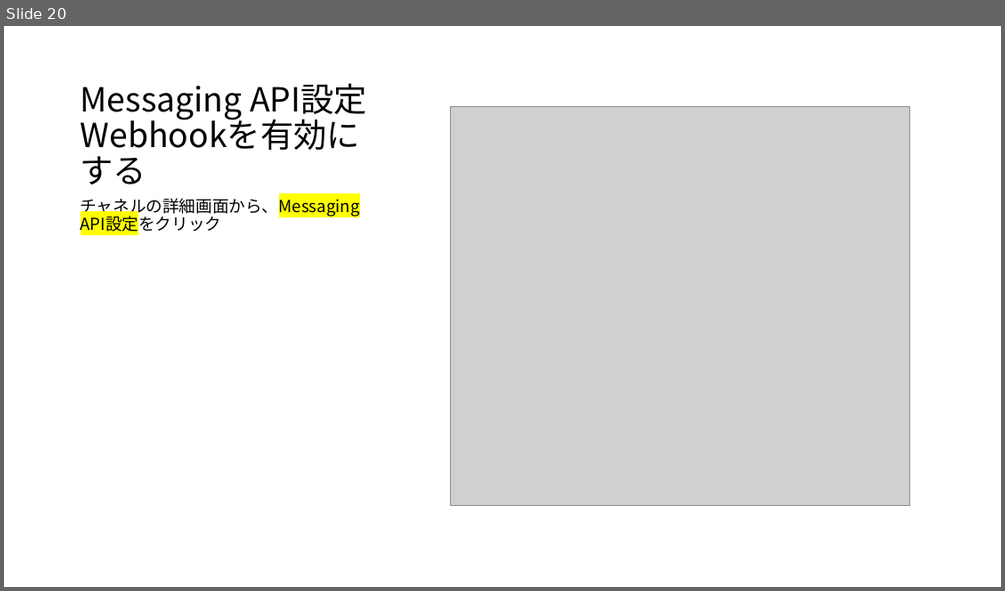
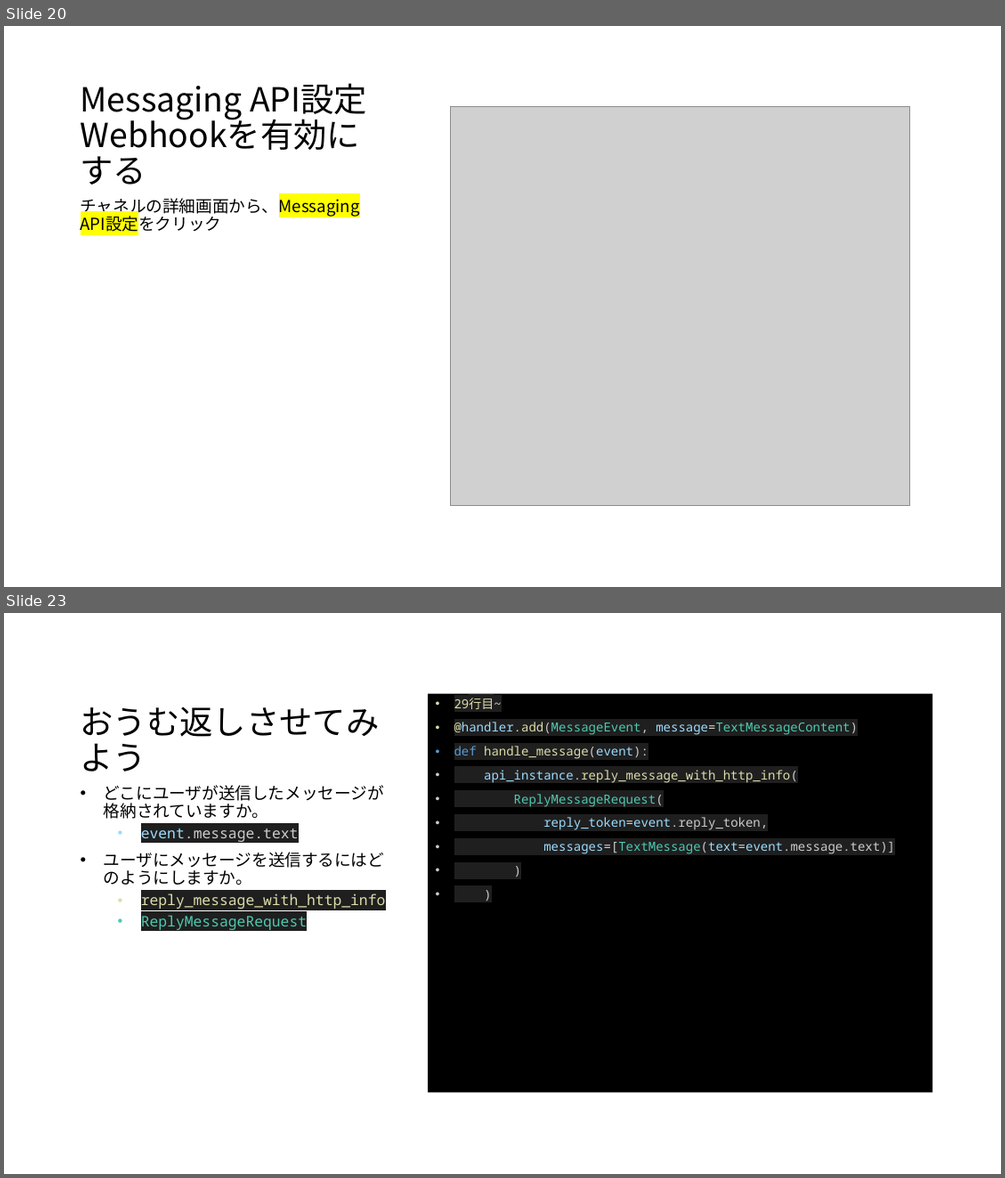
Before and after one commit to mizunoshota2001/bot-tut-service-engineering-s, a slide deck: README.pptx. Shown one above the other, each under a label of ours: slide 20 before the commit, slides 20 and 23 after it; the slides between them are not shown. The pictures are 1005x591 and 1005x1178 pixels, drawn with LibreOffice and Linux fonts; fonts in the diff are those of the drawing; grey boxes stand for pictures. Boxes give left, top, right and bottom in pixels: in the first picture for what was removed or moved away, otherwise in the second. Text is boxed around its words. In the diff, an @@ line names an element or a change of style, - is before the commit and + after.

```diff
--- a/README.pptx
+++ b/README.pptx
@@ slide 23 added at (4,613,1001,1174), background #FFFFFF @@
@@ title added at (81,706,380,771), 32 pt, text #000000 @@
+おうむ返しさせてみよう
@@ text added at (428,694,933,1093), fill #000000, 12 pt, text #9CDCFE @@
+• 29行目~
+• @handler.add(MessageEvent, message=TextMessageContent)
+• def handle_message(event):
+• api_instance.reply_message_with_http_info(
+• ReplyMessageRequest(
+• reply_token=event.reply_token,
+• messages=[TextMessage(text=event.message.text)]
+• )
+• )
@@ text added at (104,785,386,930), 14 pt, text #000000 @@
+• どこにユーザが送信したメッセージが格納されていますか。
+  • event.message.text
+• ユーザにメッセージを送信するにはどのようにしますか。
+  • reply_message_with_http_info
+  • ReplyMessageRequest
```
Also in this commit, not shown: 4 slides changed, 2 other slides added.
